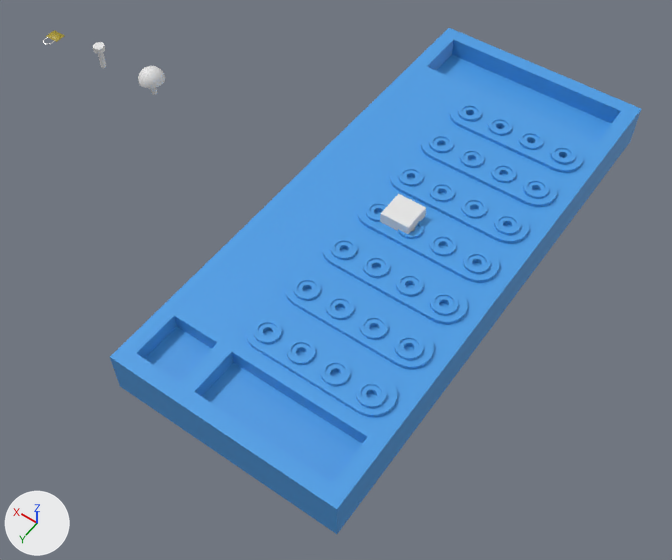
Renders of the Blender file Assets/Art/Models/PlayBoard.blend from each side of a commit.
Rendered twice from a 50 mm lens placed at (-18.4, 32.7, 42.0), pointed at (3.3, 2.3, -5.8). The axes (+X, +Y, +Z) are drawn at lower left. The lights are the same throughout.

Script lines for the objects in view, before the commit:
```python
me_circle = bpy.data.meshes.new('Circle')
me_circle.from_pydata(...)  # 192 vertices, 160 faces; spans x -1.0..1.0, y -1.0..1.0, z -2.33..0.0
me_circle.polygons.foreach_set('use_smooth', [True] * 160)
me_circle.materials.append(mat_board)  # blue #4c9fe7
me_cube_001 = bpy.data.meshes.new('Cube.001')
me_cube_001.from_pydata(...)  # a box spanning x -0.98..0.98, y -0.98..0.98, z -0.98..0.98
me_cube_003 = bpy.data.meshes.new('Cube.003')
me_cube_003.from_pydata(...)  # 166 vertices, 128 faces; spans x -6.62..2.77, y -0.2..0.11, z 9.13..11.69
me_cube_003.polygons.foreach_set('use_smooth', [True] * 128)
me_cube_003.materials.append(mat_board)  # blue #4c9fe7
ob_board_codepegframe = bpy.data.objects.new('Board.CodePegFrame', me_circle)
ob_board_codepegframe.location = (-5.34, -10.41, 0.39)
ob_board_codepegframe.scale = (0.773, 0.773, 0.773)
_m = ob_board_codepegframe.modifiers.new('Array', 'ARRAY')
_m.count = 4
_m.relative_offset_displace = (1.47, 0.0, 0.0)
_m = ob_board_codepegframe.modifiers.new('Array.001', 'ARRAY')
_m.count = 7
_m.relative_offset_displace = (0.0, 2.33, 0.0)
ob_board_codepegrowframe = bpy.data.objects.new('Board.CodePegRowFrame', me_cube_003)
ob_board_codepegrowframe.parent = ob_parent
ob_board_codepegrowframe.matrix_parent_inverse = Matrix(((1.0, 0.0, 0.0, 0.0), (0.0, 0.0, 1.0, 0.0), (0.0, -1.0, 0.0, 0.0), (0.0, 0.0, 0.0, 1.0)))
ob_board_codepegrowframe.location = (0.0, 0.0, 0.114)
ob_board_codepegrowframe.rotation_euler = (1.571, 0.0, 0.0)  # degrees (90, 0, 0)
_m = ob_board_codepegrowframe.modifiers.new('Array', 'ARRAY')
_m.count = 7
_m.relative_offset_displace = (0.0, 0.0, -1.4)
ob_parent = bpy.data.objects.new('Parent', me_cube_001)
ob_parent.location = (0.0, 0.0, 0.0)
ob_parent.rotation_euler = (1.571, 0.0, 0.0)  # degrees (90, 0, 0)
# also in view: 'Board' at (0.0, -0.2, -1.5)
```
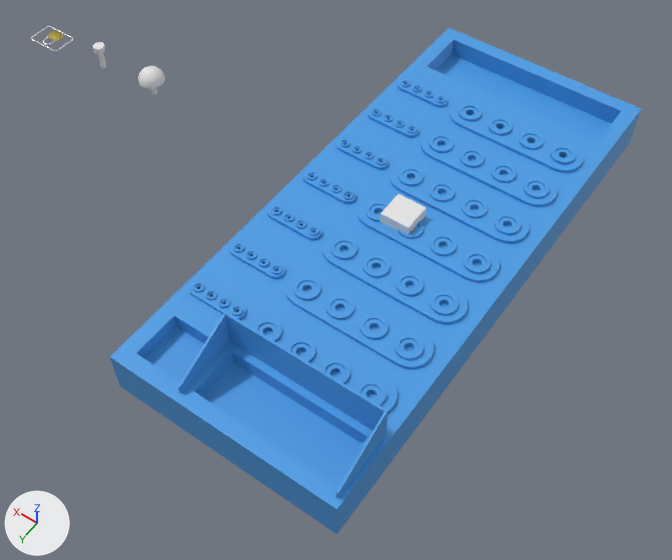
What differs and where, as boxes (x1, y1, x2, y2) in the pictures (672 x 560 px):
'Board.CodePegRowFrame', reshaped (17% wider)
    before: (246, 100, 583, 417)
    after: (189, 79, 583, 412)
'SightShield', added (blue)
    after: (178, 311, 388, 498)
'Board.KeyPegFrame', added (blue)
    after: (193, 80, 446, 316)
part 1 of me_cube_003, added (blue)
    after: (189, 79, 448, 320)

Edits to the bpy script that builds the scene:
```text
Change me_cube_003:
    where me_cube_003.from_pydata(...)  # 166 vertices, 128 faces; spans x -6.62..2.77, y -0.2..0.11, z 9.13..11.69
    used by ob_board_codepegrowframe; parent = ob_parent; location = (0.0, 0.0, 0.114); rotation_euler = (1.571, 0.0, 0.0), in degrees (90, 0, 0)
    me_cube_003 part 1: the loose piece of 166 vertices spanning x -6.62..2.77, y -0.2..0.11, z 9.13..11.69 is copied, and the copy is scaled about its middle by (0.404, 1, 0.404), then moved by (7.11, 0.0, 0.0); it spans x 3.29..7.09, y -0.2..0.11, z 9.89..10.93
Add me_plane:
    me_plane.from_pydata(...)  # 24 vertices, 22 faces; spans x -5.11..5.11, y 0.0..2.53, z -4.09..0.07
    me_plane.materials.append(mat_board)  # blue #4c9fe7
Add me_circle_001:
    me_circle_001.from_pydata(...)  # 192 vertices, 160 faces; spans x -0.41..0.41, y -0.41..0.41, z -2.4..-0.07
    me_circle_001.polygons.foreach_set('use_smooth', [True] * 160)
    me_circle_001.materials.append(mat_board)  # blue #4c9fe7
Add ob_sightshield:
    ob_sightshield = bpy.data.objects.new('SightShield', me_plane)
    ob_sightshield.location = (-2.11, 12.71, -0.01)
    ob_sightshield.rotation_euler = (1.571, 0.0, 0.0)  # degrees (90, 0, 0)
Add ob_board_keypegframe:
    ob_board_keypegframe = bpy.data.objects.new('Board.KeyPegFrame', me_circle_001)
    ob_board_keypegframe.location = (3.73, -10.41, 0.39)
    ob_board_keypegframe.scale = (0.773, 0.773, 0.773)
    _m = ob_board_keypegframe.modifiers.new('Array', 'ARRAY')
    _m.count = 4
    _m.relative_offset_displace = (1.47, 0.0, 0.0)
    _m = ob_board_keypegframe.modifiers.new('Array.001', 'ARRAY')
    _m.count = 7
    _m.relative_offset_displace = (0.0, 5.65, 0.0)
```
